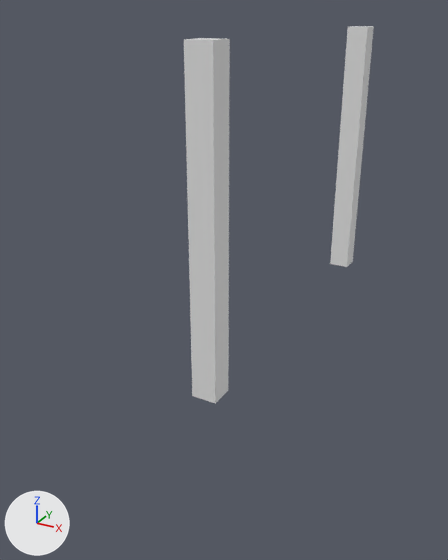
A saved change to the Blender file 학과체험오브젝/실험용품보관함.blend.
Camera for both pictures: a camera (50 mm lens) standing at (20.0, -34.3, 26.7) and looking at (-3.1, 7.8, 5.7). Arrows for +X, +Y and +Z are at lower left; the lights stay in place.

The older version as bpy lines, for what is in view:
```python
me_cube_001 = bpy.data.meshes.new('Cube.001')
me_cube_001.from_pydata(...)  # a box spanning x -1.0..1.0, y -1.0..1.0, z -1.0..1.0
me_cube_002 = bpy.data.meshes.new('Cube.002')
me_cube_002.from_pydata(...)  # a box spanning x -1.0..1.0, y -1.0..1.0, z -1.0..1.0
ob_cube = bpy.data.objects.new('Cube', me_cube_001)
ob_cube.location = (0.0, 0.0, 12.5)
ob_cube.scale = (1.0, 1.0, 12.5)
ob_cube_001 = bpy.data.objects.new('Cube.001', me_cube_002)
ob_cube_001.location = (0.0, 30.0, 12.5)
ob_cube_001.scale = (1.0, 1.0, 12.5)
```
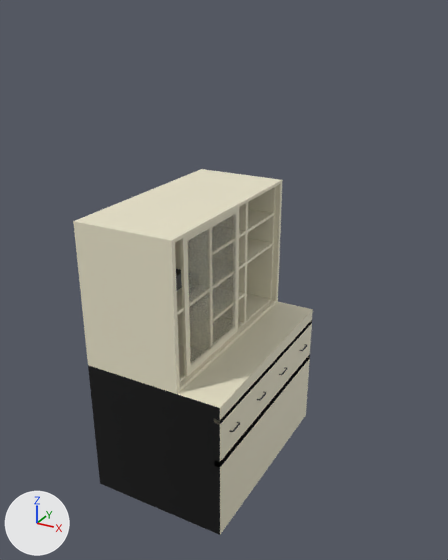
Commit message: [오자현] 실험용품보관함 1 추가

Location of each change, [x1, y1, x2, y2] in pixels of the pictures (448 x 560 px):
'Cube', reshaped, moved, rescaled (381% wider, 36% shorter)
    before: [184, 38, 230, 404]
    after: [88, 302, 313, 535]
'Cube.005', added
    after: [73, 169, 283, 394]
'Cube.006', added
    after: [180, 207, 239, 377]
    faces in mat_glass (white #ffffff): [188, 214, 236, 366]
    faces in mat_ivory (white #ece6cc): [180, 207, 239, 377]
'Cube.001', reshaped, moved, rescaled (73% narrower, 95% shorter)
    before: [330, 26, 374, 267]
    after: [229, 422, 240, 432]
part 1 of me_cube_001, built on
    before: [213, 39, 230, 403]
    after: [214, 310, 313, 534]
part 2 of me_cube_001, recoloured
    before: [188, 38, 221, 40]
    after: [178, 302, 313, 408]
part 3 of me_cube_001, recoloured
    before: [184, 39, 216, 404]
    after: [88, 365, 220, 535]

Edits to the bpy script that builds the scene:
```text
Change me_cube_001:
    used by ob_cube; location = (0.0, 0.0, 12.5); scale = (1.0, 1.0, 12.5)
    remove me_cube_001.from_pydata(...)  # 8 vertices, 6 faces; spans x -1.0..1.0, y -1.0..1.0, z -1.0..1.0
    add me_cube_001.from_pydata(...)  # 51 vertices, 42 faces; spans x -1.0..1.0, y -1.0..1.0, z -1.0..1.0
    me_cube_001 part 1
    1 face is deleted
    23 vertices are added at x 0.92..1.0, y -1.0..1.0, z -1.0..0.82
    20 new vertices lie (0.08, 0.0, 0.0) away from vertices in x 0.92, y -1.0..1.0, z 0.11..0.82
    10 new faces join them, mat_ivory (white #ece6cc)
    27 new faces join them, mat_black (black #000000)
    me_cube_001 part 2: 4 faces spanning x -1.0..1.0, y -1.0..1.0, z -1.0..1.0 switch from no material to mat_ivory (white #ece6cc)
    me_cube_001 part 3: 1 face spanning x -1.0..1.0, y -1.0, z -1.0..1.0 switches from no material to mat_black (black #000000)
    add me_cube_001.materials.append(mat_black)  # black #000000
Add cu_cube_001:
    cu_cube_001 = bpy.data.curves.new('Cube.001', 'CURVE')
    cu_cube_001.dimensions = '3D'
    _sp = cu_cube_001.splines.new('POLY'); _sp.points.add(18)
    _sp.points.foreach_set('co', [-0.15, 0.475, 0.0, 0.0, -0.034, 0.475, 0.0, 0.0, -0.0176, 0.473, 0.0, 0.0, -0.00186, 0.469, 0.0, 0.0, 0.0127, 0.461, 0.0, 0.0, 0.0254, 0.45, 0.0, 0.0, 0.0359, 0.438, 0.0, 0.0, 0.0436, 0.423, 0.0, 0.0, 0.0484, 0.407, 0.0, 0.0, 0.05, 0.391, 0.0, 0.0, 0.05, -0.439, 0.0, 0.0, 0.0479, -0.458, 0.0, 0.0, 0.0415, -0.476, 0.0, 0.0, 0.0313, -0.493, 0.0, 0.0, 0.0177, -0.506, 0.0, 0.0, 0.00146, -0.517, 0.0, 0.0, -0.0167, -0.523, 0.0, 0.0, -0.0358, -0.525, 0.0, 0.0, -0.15, -0.525, 0.0, 0.0])
    _sp.order_v = 0
    _sp.resolution_v = 0
    _sp.use_endpoint_u = True
    _sp.use_smooth = False
    cu_cube_001.materials.append(mat_darkgray)  # black #3e3e3e
    cu_cube_001.bevel_depth = 0.05
    cu_cube_001.fill_mode = 'FULL'
Change ob_cube:
    ob_cube.location: (0.0, 0.0, 12.5) -> (0.0, 0.0, 0.0)
    ob_cube.scale: (1.0, 1.0, 12.5) -> (5.0, 7.5, 5.0)
Change ob_cube_001:
    ob_cube_001.scale: (1.0, 1.0, 12.5) -> (1.0, 1.0, 1.0)
    ob_cube_001: bpy.data.objects.new('Cube.001', me_cube_002) -> bpy.data.objects.new('Cube.001', cu_cube_001)
    ob_cube_001.location: (0.0, 30.0, 12.5) -> (5.15, -5.7, 2.49)
Add ob_cube_007:
    ob_cube_007 = bpy.data.objects.new('Cube.007', me_cube_007)  # a box spanning x -1.0..1.0, y -1.0..1.0, z -1.0..1.0; in mat_black_001 (black #000000)
    ob_cube_007.location = (-1.09, -4.91, 10.1)
    ob_cube_007.scale = (1.0, 2.0, 1.0)
Add ob_cube_006:
    ob_cube_006 = bpy.data.objects.new('Cube.006', me_cube_006)  # 16 vertices, 14 faces; spans x -1.0..1.0, y -1.0..1.0, z -1.0..1.0; in mat_ivory (white #ece6cc), mat_glass (white #ffffff)
    ob_cube_006.location = (1.6, -2.35, 10.0)
    ob_cube_006.scale = (0.1, 3.5, 4.9)
Add ob_cube_005:
    ob_cube_005 = bpy.data.objects.new('Cube.005', me_cube_005)  # 138 vertices, 132 faces; spans x -1.0..1.0, y -1.0..1.0, z -1.0..1.0; in mat_ivory (white #ece6cc)
    ob_cube_005.location = (-1.5, 0.0, 10.0)
    ob_cube_005.scale = (3.5, 7.5, 5.0)
```
